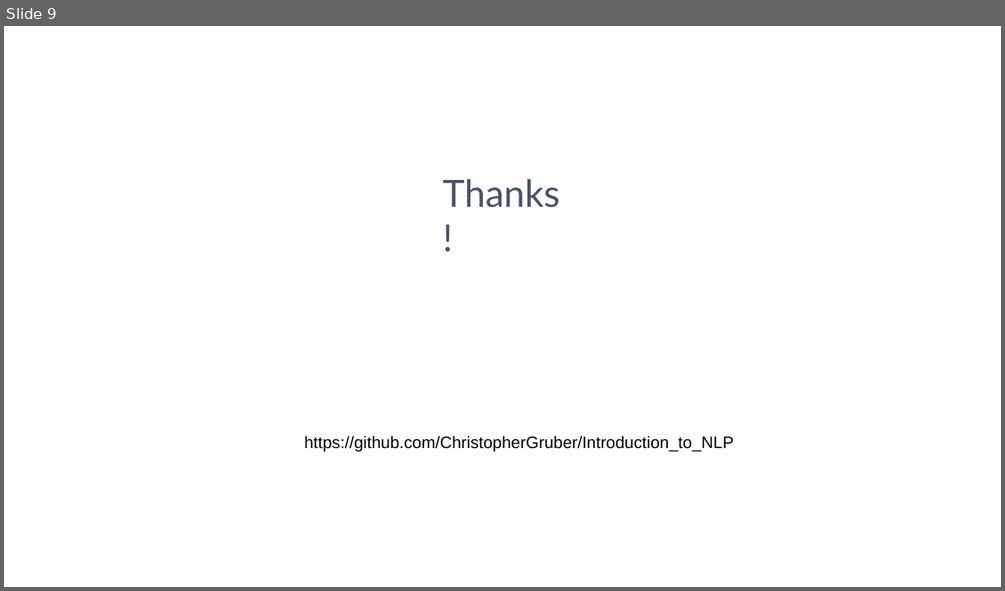
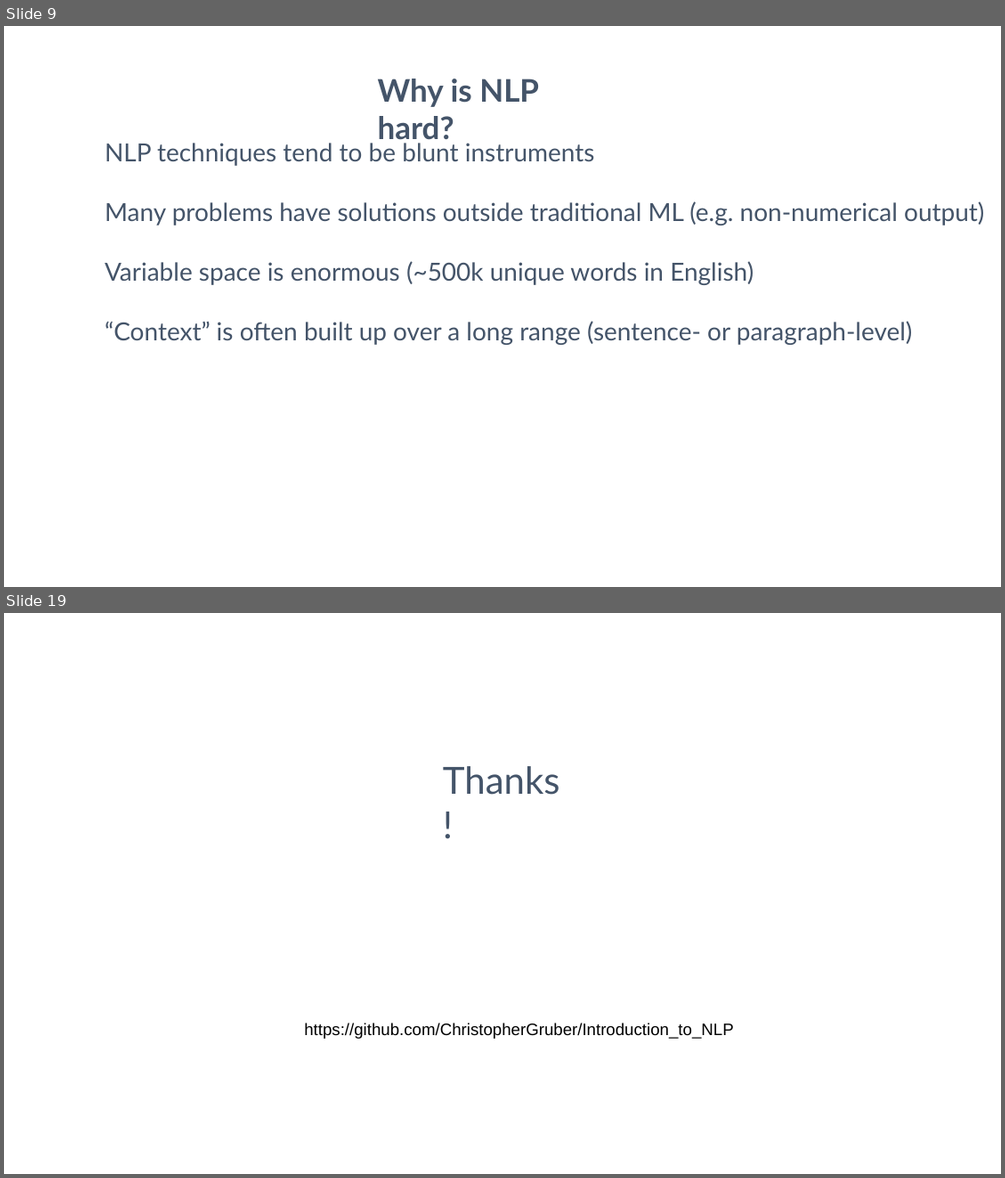
Before and after one commit to ChristopherGruber/Introduction_to_NLP, a slide deck: Introduction to NLP.odp. Shown one above the other, each under a label of ours: slide 9 before the commit, slides 9 and 19 after it; the slides between them are not shown. The pictures are 1005x591 and 1005x1178 pixels, drawn with LibreOffice and Linux fonts; fonts in the diff are those of the drawing. Boxes give left, top, right and bottom in pixels: in the first picture for what was removed or moved away, otherwise in the second. Text is boxed around its words. In the diff, an @@ line names an element or a change of style, - is before the commit and + after.

```diff
--- a/Introduction to NLP.odp
+++ b/Introduction to NLP.odp
@@ slide 9 added at <box>4,26,1001,587</box>, background #FFFFFF @@
@@ text added at <box>378,79,539,145</box>, 60 pt, text #445469, bold @@
+Why is NLP hard?
@@ text added at <box>105,139,984,345</box>, 48 pt, text #445469 @@
+NLP techniques tend to be blunt instruments
+Many problems have solutions outside traditional ML (e.g. non-numerical output)
+Variable space is enormous (~500k unique words in English)
+“Context” is often built up over a long range (sentence- or paragraph-level)
@@ what was slide 9 is now slide 19 @@
```
Also in this commit, not shown: 1 slide changed, 16 other slides added, 8 slides removed, 1 other file.
